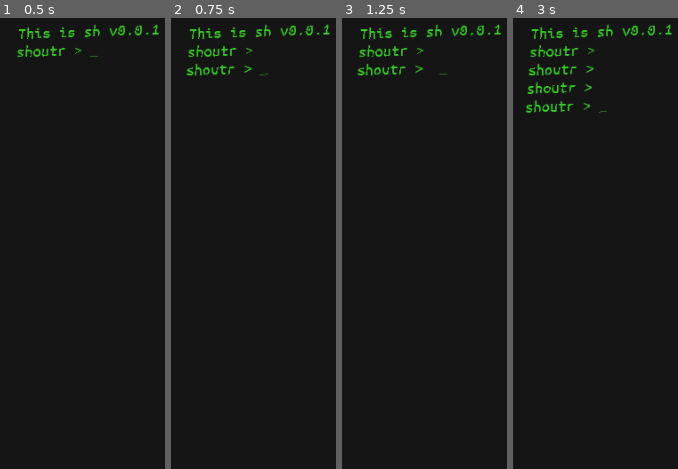
Above: before the commit, frames 1-4 (left to right).
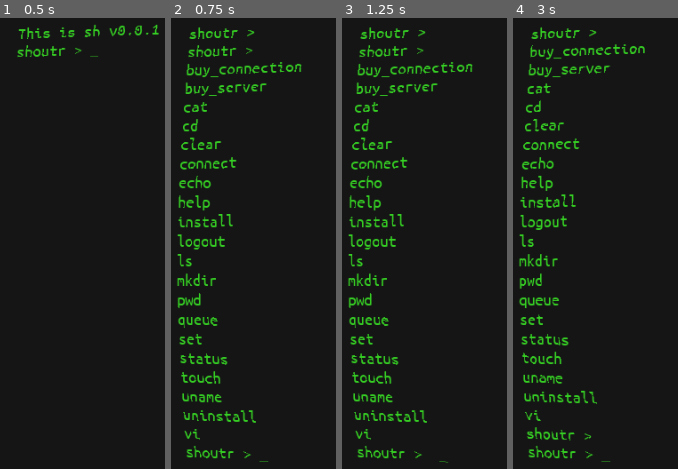
Above: after the commit, the same moments.

Repository: SmBe19/LD46
Game: Godot game, scene res://scn/root.tscn
The game is run twice, just before and just after one commit, with the same random seed, the same clock (stepped at 60 frames per second) and the same inputs.
Inputs:
- Up to frame 1 (0.5 s): no input
- Up to frame 2 (0.75 s): tap Enter at 0.5 s; hold Up from 0.53 s (still down); tap Tab at 0.6 s
- Up to frame 3 (1.25 s): keep holding Up; tap Space at 0.77 s
- Up to frame 4 (3 s): tap Space at 1.25, 1.52, 2.75 s; release Up at 1.28 s; hold Down 1.28-2.03 s; tap Tab at 1.35, 2.3 s; tap Enter at 2, 2.85 s; hold Up from 2.03 s (still down); tap Backspace at 2.1 s

Frame 1 is identical in both runs. In frame 2, 7.4% of the frame differs, in the area x 3-97%, y 1-99%; in frame 3, 7.4%; in frame 4, 8.2%.

Commit message:
history and tab completion

Diff:
--- a/src/cmd/sh.gd
+++ b/src/cmd/sh.gd
@@ -6,8 +6,25 @@
 var fs_home = FSDir.new("/", null)
 var last_status = 0
 
+var history = []
+var history_index = 0
+
+var commands = []
+
 func _init():
 	register_for_keypress()
+	var dir = Directory.new()
+	if dir.open("res://src/cmd") == OK:
+		dir.list_dir_begin()
+		var fname = dir.get_next()
+		while fname != "":
+			if fname.ends_with(".gd"):
+				commands.append(fname.left(len(fname) - 3))
+			fname = dir.get_next()
+		commands += ["cd", "set", "help", "logout", "connect"]
+		commands.erase("sh")
+		commands.sort()
+		print(commands)
 
 func run(args):
 	send_output("This is sh v0.0.1")
@@ -19,6 +36,9 @@
 		var cmd = line.split(' ', false)
 		if len(cmd) == 0:
 			continue
+
+		history.append(line)
+		history_index = len(history)
 
 		for i in len(cmd):
 			if cmd[i].begins_with('$'):
@@ -144,6 +164,20 @@
 			else:
 				return ''
 
+func complete(line: String) -> Array:
+	var cmd = line.split(' ', false)
+	if len(cmd) == 0 or len(cmd) == 1 and not line.ends_with(' '):
+		# complete command names
+		if len(cmd) == 0:
+			return commands
+		var res = []
+		for x in commands:
+			if x.begins_with(cmd[0]):
+				res.append(x)
+		return res
+
+	return []
+
 func readline(prompt: String) -> String:
 	var line : String = ""
 	send_output(prompt)
@@ -158,5 +192,32 @@
 			break
 		if key >= KEY_SPACE && key <= KEY_ASCIITILDE:
 			line += char(key)
+		if key == KEY_UP:
+			history_index -= 1
+			if history_index < 0:
+				history_index = len(history)
+			line = history[history_index] if history_index < len(history) else ""
+		if key == KEY_DOWN:
+			history_index += 1
+			if history_index > len(history):
+				history_index = 0
+			line = history[history_index] if history_index < len(history) else ""
+		if key == KEY_TAB:
+			var completions = complete(line)
+			if len(completions) == 1:
+				var compl_start_ix = line.rfind(' ')
+				if compl_start_ix < 0:
+					line = completions[0]
+				else:
+					line = line.left(compl_start_ix+1) + completions[0]
+			elif len(completions) == 0:
+				pass
+			else:
+				send_output(prompt + line)
+				output_process.current_line -= 1
+				for completion in completions:
+					send_output(completion)
+				send_output(prompt + line)
+				output_process.cursor_y = output_process.current_line-1
 		output_process.set_line(output_process.current_line-1, prompt + line)
 	return line
